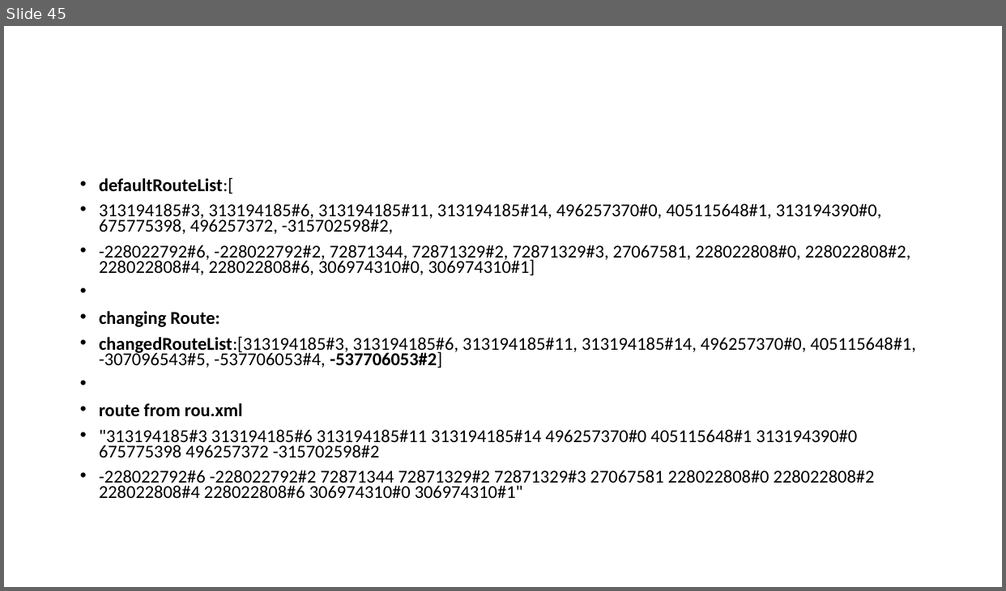
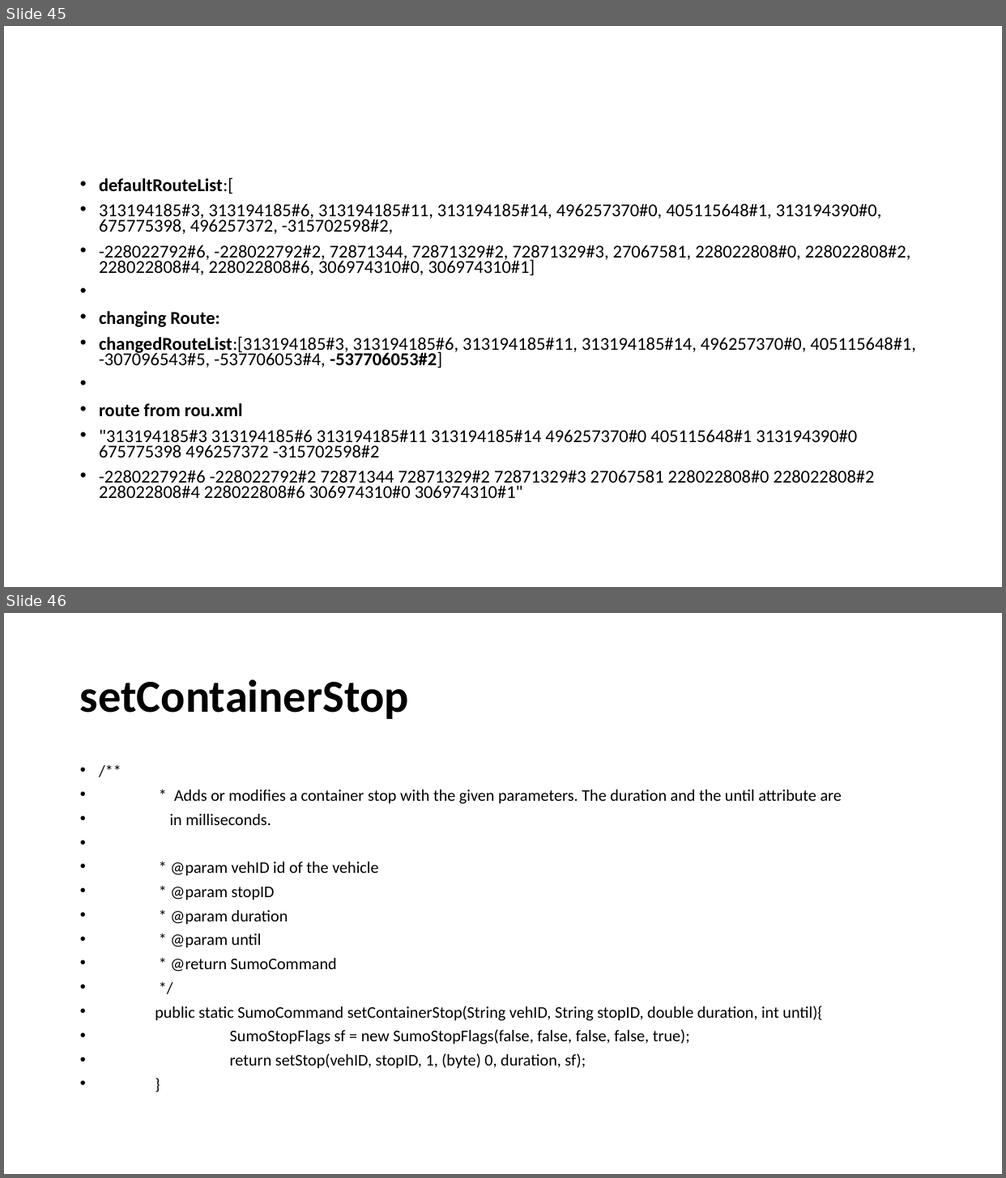
Before and after one commit to YenKang/Smart-Logistics-Plan, a slide deck: eclipse workspace/java_library/sumo_implementation recording.pptx. Shown one above the other, each under a label of ours: slide 45 before the commit, slides 45 and 46 after it. The pictures are 1006x591 and 1006x1178 pixels, drawn with LibreOffice and Linux fonts; fonts in the diff are those of the drawing. Boxes give left, top, right and bottom in pixels: in the first picture for what was removed or moved away, otherwise in the second. Text is boxed around its words. In the diff, an @@ line names an element or a change of style, - is before the commit and + after.

```diff
--- a/eclipse workspace/java_library/sumo_implementation recording.pptx
+++ b/eclipse workspace/java_library/sumo_implementation recording.pptx
@@ slide 46 added at (x1=4, y1=613, x2=1002, y2=1174), background #FFFFFF @@
@@ title added at (x1=80, y1=679, x2=409, y2=719), 44 pt, text #000000, bold @@
+setContainerStop
@@ text added at (x1=155, y1=790, x2=842, y2=1069), 15.7 pt, text #000000 @@
+• /**
+• * Adds or modifies a container stop with the given parameters. The duration and the until attribute are
+• in milliseconds.
+• * @param vehID id of the vehicle
+• * @param stopID
+• * @param duration
+• * @param until
+• * @return SumoCommand
+• */
+• public static SumoCommand setContainerStop(String vehID, String stopID, double duration, int until){
+• SumoStopFlags sf = new SumoStopFlags(false, false, false, false, true);
+• return setStop(vehID, stopID, 1, (byte) 0, duration, sf);
+• }
```
Also in this commit, not shown: 1 other slide added, 4 other files.
